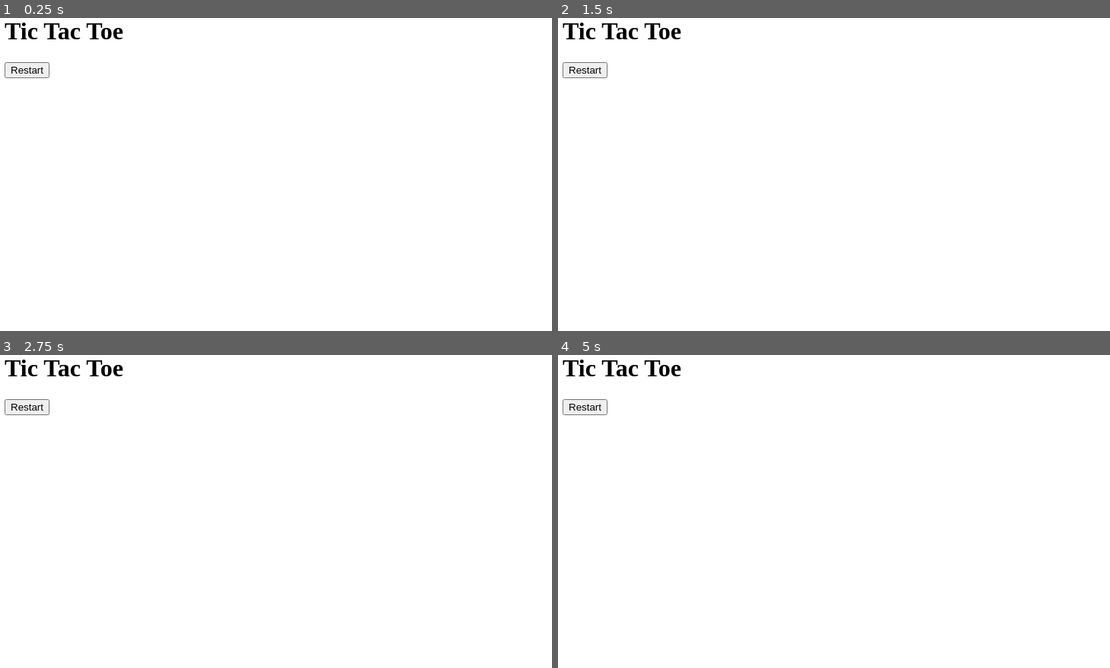
Above: before the commit, frames 1-4 (two rows, left to right).
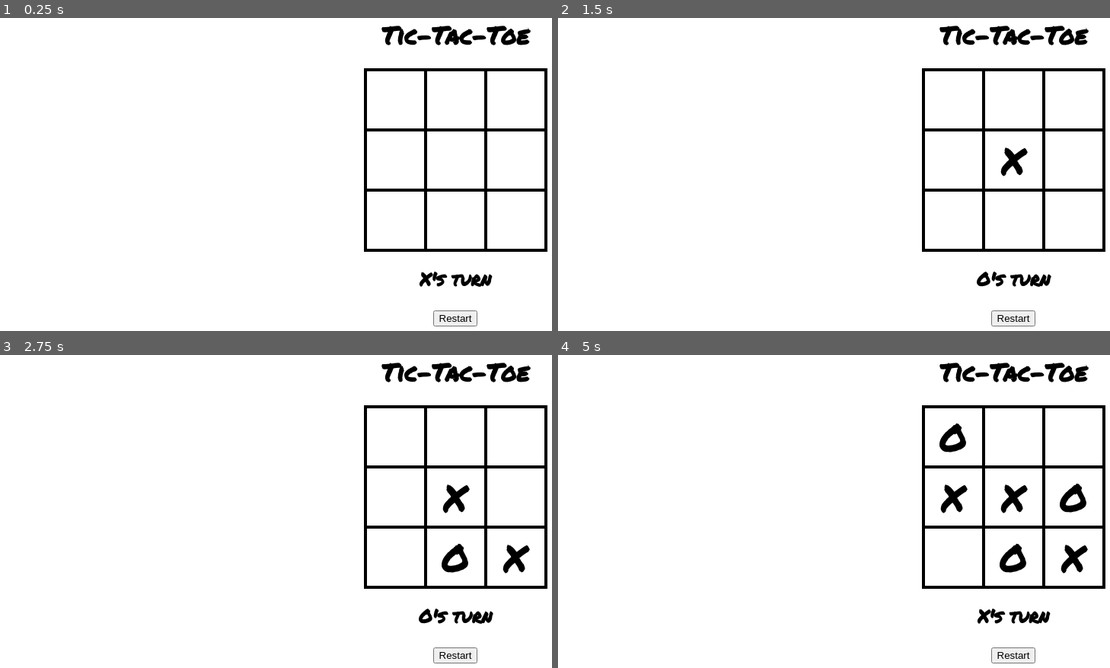
Above: after the commit, the same moments.

Repository: melvinp23/tic-tac-toe
Game: browser game, page index.html
The game is run twice, just before and just after one commit, with the same random seed, the same clock (stepped at 60 frames per second) and the same inputs.
Inputs (mouse positions are in pixels of both pictures, inside the frame that each line leads up to):
- Up to frame 1 (0.25 s): no input
- Up to frame 2 (1.5 s): click "Restart" at 0.27 s; click (1010, 158) at 1.27 s
- Up to frame 3 (2.75 s): click (452, 495) at 1.87 s; click (452, 555) at 2.02 s; click (513, 555) at 2.47 s
- Up to frame 4 (5 s): click (955, 436) at 3.07 s; click (1010, 555) at 3.67 s; click (955, 495) at 4.27 s; click (955, 495) at 4.52 s; click (1071, 495) at 4.87 s

The runs differ from the first frame. In frame 1, 4.4% of the frame differs, in the area x 0-100%, y 1-99%; in frame 2, 4.7%; in frame 3, 5.1%; in frame 4, 5.9%.

Commit message:
add js logic functions for a tic tac toe multiplayer game

Diff:
--- a/index.html
+++ b/index.html
@@ -11,7 +11,7 @@
 
     <body>
         <div id="game-container">
-            <h1>Tic Tac Toe</h1>
+            <h1>Tic-Tac-Toe</h1>
 
             <div id="cell-container">
                 <div cellIndex="0" class="cell"></div>
@@ -26,7 +26,7 @@
             </div>
 
             <h2 id="status-text"></h2>
-            <button id="restart">Restart</button>
+            <button id="restart-btn">Restart</button>
         </div>
     </body>
 
--- a/script.js
+++ b/script.js
@@ -0,0 +1,92 @@
+const cells = document.querySelectorAll('.cell');
+const statusText = document.querySelector('#status-text');
+const restartBtn = document.querySelector('#restart-btn');
+const winConditions = [
+	// Cell rows
+	[0, 1, 2],
+	[3, 4, 5],
+	[6, 7, 8],
+
+	// Cell columns
+	[0, 3, 6],
+	[1, 4, 7],
+	[2, 5, 8],
+
+	// Cell diagonals
+	[0, 4, 8],
+	[2, 4, 6],
+];
+
+let options = ['', '', '', '', '', '', '', '', ''];
+let currentPlayer = 'X';
+let running = false;
+
+initializeGame();
+
+function initializeGame() {
+	cells.forEach(cell => {
+		cell.addEventListener('click', cellClicked);
+	});
+	restartBtn.addEventListener('click', restartGame);
+	statusText.textContent = `${currentPlayer}'s turn`;
+	running = true;
+}
+
+function cellClicked() {
+	const cellIndex = this.getAttribute('cellIndex');
+
+	if (options[cellIndex] != '' || !running) {
+		return;
+	} else {
+		updateCell(this, cellIndex);
+		checkWinner();
+	}
+}
+
+function updateCell(cell, index) {
+	options[index] = currentPlayer;
+	cell.textContent = currentPlayer;
+}
+
+function changePlayer() {
+	currentPlayer = currentPlayer == 'X' ? 'O' : 'X';
+	statusText.textContent = `${currentPlayer}'s turn`;
+}
+
+function checkWinner() {
+	let roundWon = false;
+
+	for (let i = 0; i < winConditions.length; i++) {
+		const condition = winConditions[i];
+		const cellA = options[condition[0]];
+		const cellB = options[condition[1]];
+		const cellC = options[condition[2]];
+
+		if (cellA == '' || cellB == '' || cellC == '') {
+			continue;
+		}
+
+		if (cellA == cellB && cellB == cellC) {
+			roundWon = true;
+			break;
+		}
+	}
+
+	if (roundWon) {
+		statusText.textContent = `${currentPlayer} wins!`;
+		running = false;
+	} else if (!options.includes('')) {
+		statusText.textContent = `Draw`;
+		running = false;
+	} else {
+		changePlayer();
+	}
+}
+
+function restartGame() {
+	currentPlayer = 'X';
+	options = ['', '', '', '', '', '', '', '', ''];
+	statusText.textContent = `${currentPlayer}'s turn`;
+	cells.forEach(cell => (cell.textContent = ''));
+	running = true;
+}
--- a/style.css
+++ b/style.css
@@ -0,0 +1,23 @@
+@import url('https://fonts.googleapis.com/css2?family=Permanent+Marker&display=swap');
+
+#game-container {
+	font-family: 'Permanent Marker', cursive;
+	text-align: center;
+}
+
+#cell-container {
+	display: grid;
+	grid-template-columns: repeat(3, auto);
+	width: fit-content;
+	margin: auto;
+}
+
+.cell {
+	width: 75px;
+	height: 75px;
+	border: 2px solid;
+	box-shadow: 0 0 0 2px;
+	line-height: 75px;
+	font-size: 50px;
+	cursor: pointer;
+}
